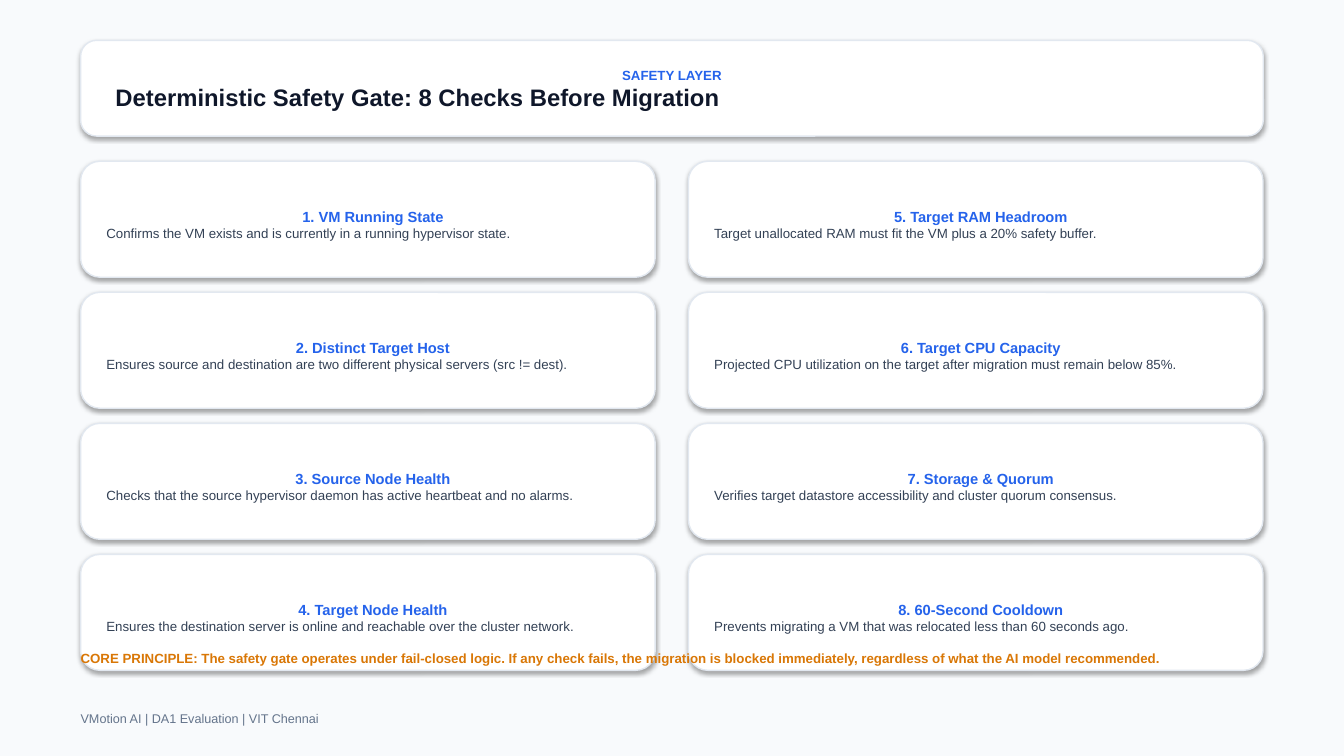
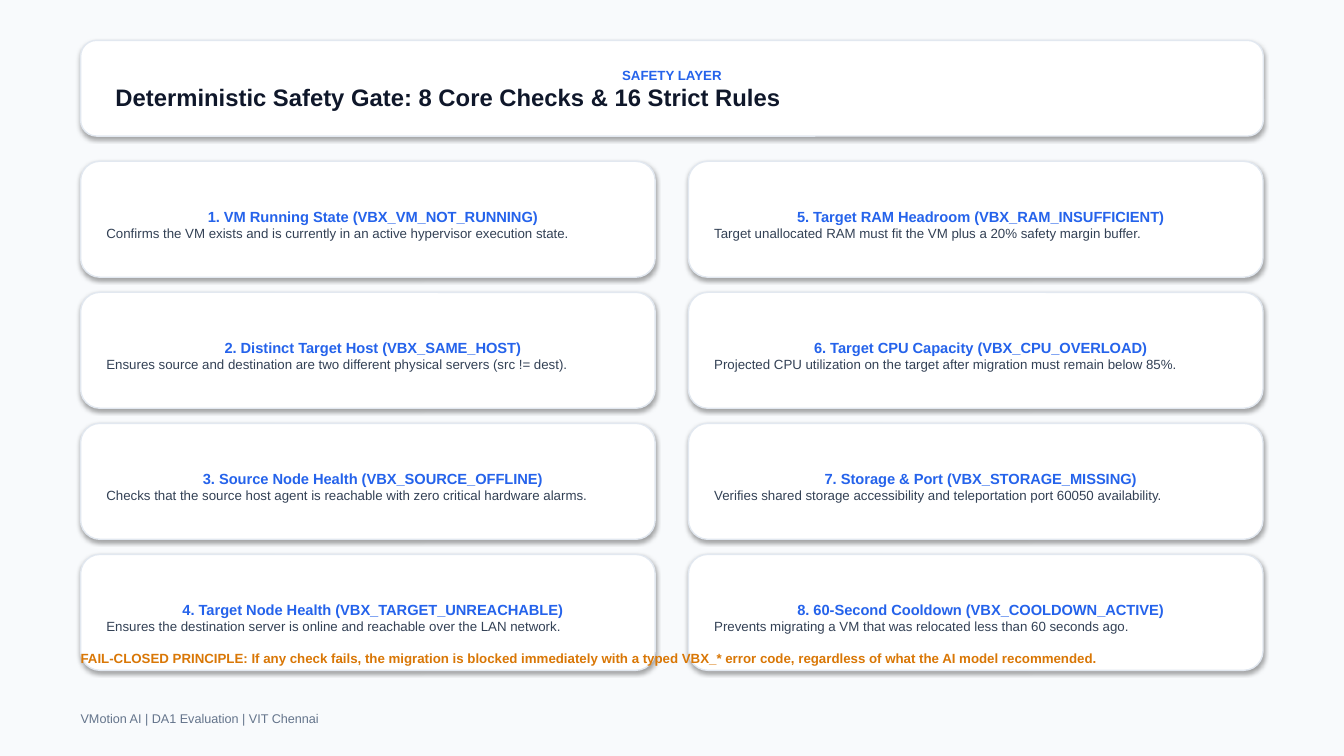
Before and after one commit to NithinSarvesh/vmotion-ai, a slide deck: slide 11 of VMotion_AI_DA1_Presentation_FINAL.pptx. Drawn at 1344x756 pixels with LibreOffice and Linux fonts; fonts in the diff are those of the drawing. Boxes give left, top, right and bottom in pixels: in the first picture for what was removed or moved away, otherwise in the second. Text is boxed around its words. In the diff, an @@ line names an element or a change of style, - is before the commit and + after.

Commit message:
feat: public cloud control plane with remote VirtualBox agents

```diff
--- a/VMotion_AI_DA1_Presentation_FINAL.pptx
+++ b/VMotion_AI_DA1_Presentation_FINAL.pptx
@@ text in rounded rectangle at [115, 88, 780, 111]: text changed @@
-Deterministic Safety Gate: 8 Checks Before Migration
+Deterministic Safety Gate: 8 Core Checks & 16 Strict Rules
@@ text in rounded rectangle at [106, 211, 568, 241]: text changed @@
-1. VM Running State
-Confirms the VM exists and is currently in a running hypervisor state.
+1. VM Running State (VBX_VM_NOT_RUNNING)
+Confirms the VM exists and is currently in an active hypervisor execution state.
@@ text in rounded rectangle at [714, 211, 1164, 241]: text changed @@
-5. Target RAM Headroom
-Target unallocated RAM must fit the VM plus a 20% safety buffer.
+5. Target RAM Headroom (VBX_RAM_INSUFFICIENT)
+Target unallocated RAM must fit the VM plus a 20% safety margin buffer.
@@ text in rounded rectangle at [225, 342, 521, 356]: text changed @@
-2. Distinct Target Host
+2. Distinct Target Host (VBX_SAME_HOST)
@@ text in rounded rectangle at [814, 342, 1148, 356]: text changed @@
-6. Target CPU Capacity
+6. Target CPU Capacity (VBX_CPU_OVERLOAD)
@@ text in rounded rectangle at [106, 473, 586, 503]: text changed @@
-3. Source Node Health
-Checks that the source hypervisor daemon has active heartbeat and no alarms.
+3. Source Node Health (VBX_SOURCE_OFFLINE)
+Checks that the source host agent is reachable with zero critical hardware alarms.
@@ text in rounded rectangle at [714, 473, 1162, 503]: text changed @@
-7. Storage & Quorum
-Verifies target datastore accessibility and cluster quorum consensus.
+7. Storage & Port (VBX_STORAGE_MISSING)
+Verifies shared storage accessibility and teleportation port 60050 availability.
@@ text in rounded rectangle at [106, 604, 563, 631]: text changed @@
-4. Target Node Health
-Ensures the destination server is online and reachable over the cluster network.
+4. Target Node Health (VBX_TARGET_UNREACHABLE)
+Ensures the destination server is online and reachable over the LAN network.
@@ text in rounded rectangle at [797, 604, 1164, 618]: text changed @@
-8. 60-Second Cooldown
+8. 60-Second Cooldown (VBX_COOLDOWN_ACTIVE)
@@ text at [81, 652, 1096, 666]: text changed @@
-CORE PRINCIPLE: The safety gate operates under fail-closed logic. If any check fails, the migration is blocked immediately, regardless of what the AI model recommended.
+FAIL-CLOSED PRINCIPLE: If any check fails, the migration is blocked immediately with a typed VBX_* error code, regardless of what the AI model recommended.
```
Also in this commit, not shown: 15 other slides changed, 34 other files.
